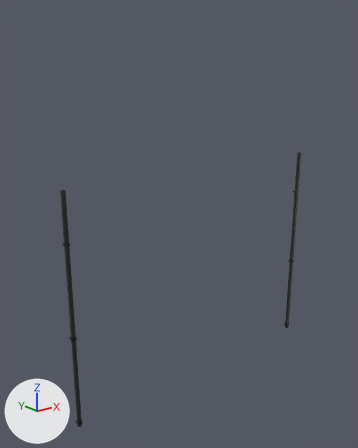
Two versions of the OBJ model resources/blender/zombie_street/Street_BlockL2_Pipes.obj, one commit apart.
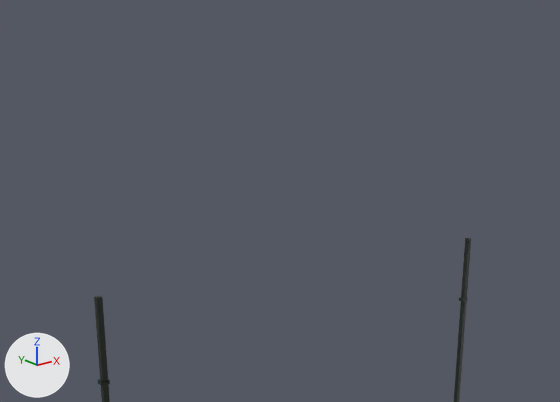
Old and new are each drawn whole from a 50 mm camera at (-11.39, -13.02, 12.02) aimed at (-0.68, 0.37, 6.66) and again close up on the part from 0% to 100% of the width and 0% to 57% of the height. The lights are fixed; the arrows at lower left show +X, +Y and +Z. The first two pictures are the older version. Where no turn or scale is listed for an object, it has been applied to the vertices.

Names of what the first close-up shows: 'Street_BlockL2_Pipes'.
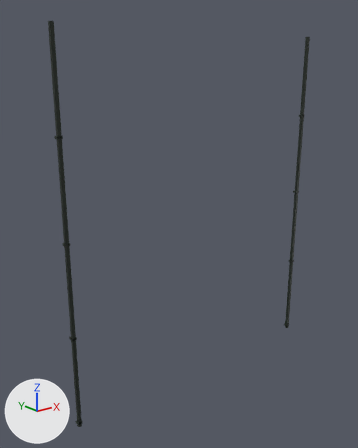
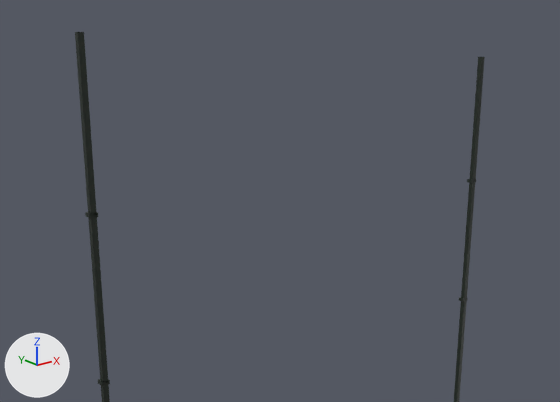
Where the change shows, as pixel boxes (x1, y1, x2, y2) in the close-ups (560 x 402 px; the box of a moved part takes in the faces that stretch with it):
'Street_BlockL2_Pipes', reshaped: before (94, 238, 471, 402); after (75, 32, 485, 402)
part 1 of me_street_blockl2_pipes, added: after (85, 212, 98, 218)
part 2 of me_street_blockl2_pipes, moved or reshaped: before (94, 238, 471, 300); after (75, 32, 485, 300)

What the commit changed:
me_street_blockl2_pipes is used by ob_street_blockl2_pipes; location (0.0, 0.0, 0.0).
me_street_blockl2_pipes had 64 vertices, 96 faces and spanned x -5.41..5.41, y -0.16..0.0, z 0.6..8.7.
me_street_blockl2_pipes now has 80 vertices, 120 faces and spans x -5.41..5.41, y -0.16..0.0, z 0.6..13.2.
me_street_blockl2_pipes part 1: a new loose piece, a box spanning x -5.405..-5.235, y -0.16..0.0, z 10.15..10.23, in mat_proppaint (picture img_proppaint_png).
Part 2, on me_street_blockl2_pipes:
8 vertices are removed from x -5.38..5.38, y -0.16..-0.05, z 8.7.
20 faces are deleted.
8 new vertices lie (0.0, 0.0, 12.6) away from vertices in x -5.38..5.38, y -0.16..-0.05, z 0.6.
20 new faces join them.
Other edits to the shape of me_street_blockl2_pipes do not show in these pictures.
